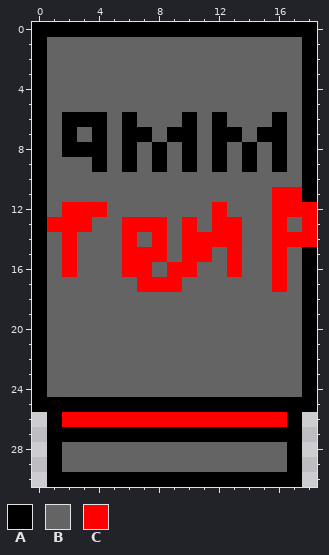
Two states of a pixel-art file, art/9MMMAG.aseprite. Above: the version before the commit.
19x31 pixels, 1 frame.
Palette (. is transparent): A #000000  B #646464  C #ff0000
Pixels before, first column x 0:
 0 AAAAAAAAAAAAAAAAAAA
 1 ABBBBBBBBBBBBBBBBBA
 2 ABBBBBBBBBBBBBBBBBA
 3 ABBBBBBBBBBBBBBBBBA
 4 ABBBBBBBBBBBBBBBBBA
 5 ABBBBBBBBBBBBBBBBBA
 6 ABAAABABBBABABBBABA
 7 ABABABAABAABAABAABA
 8 ABAAABABABABABABABA
 9 ABBBABABABABABABABA
10 ABBBBBBBBBBBBBBBBBA
11 ABBBBBBBBBBBBBBBCCA
12 ABCCCBBBBBBBCBBBCCC
13 ACCCBBCCCBCBCCBBCBC
14 ABCBBBCBCBCCCCBBCCC
15 ABCBBBCCCBCCBCBBCBA
16 ABCBBBCCBCCBBCBBCBA
17 ABBBBBBCCCBBBBBBCBA
18 ABBBBBBBBBBBBBBBBBA
19 ABBBBBBBBBBBBBBBBBA
20 ABBBBBBBBBBBBBBBBBA
21 ABBBBBBBBBBBBBBBBBA
22 ABBBBBBBBBBBBBBBBBA
23 ABBBBBBBBBBBBBBBBBA
24 ABBBBBBBBBBBBBBBBBA
25 AAAAAAAAAAAAAAAAAAA
26 .ACCCCCCCCCCCCCCCA.
27 .AAAAAAAAAAAAAAAAA.
28 .ABBBBBBBBBBBBBBBA.
29 .ABBBBBBBBBBBBBBBA.
30 .AAAAAAAAAAAAAAAAA.
New version:
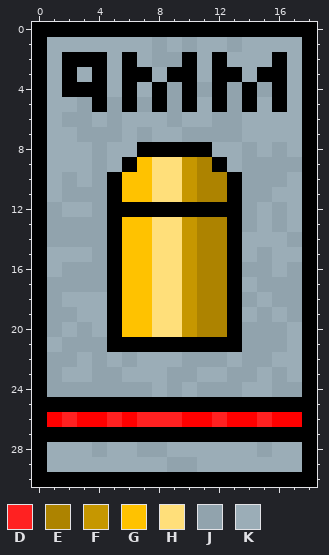
Colours new in this view: D #ff2121  E #ad8300  F #c69700  G #ffc200  H #ffdf7a  J #91a3ad  K #9badb7
What changed:
layer "Layer 2" opacity 36% luminosity added
Changed rows in their new state; - is an unchanged pixel.
Layers "Layer 2", "Layer 1":
first column x 0:
 1 -KKKKKKKJKJKKJKKKK-
 2 -KAAAKAKJJAKAKKKAK-
 3 -KAKAKAAKAAKAAKAAK-
 4 -KAAAKAKAJAJAJAJAK-
 5 -KKJAJAJAJAKAJAKAK-
 6 -KJJKJKKKJKKJJKKKK-
 7 -KKJJJKJKKJJJJKKKK-
 8 -KKKJKKA-A-AKKJKJK-
 9 -KKKJK-GHHFE-KJJJJ-
10 -KJKJAGGHHFEEAJJJK-
11 -KJJJAGGHHFEEAJJKK-
12 -JKKJAAAAAAAAAJKJKA
13 -JJJJAGGHHFEEAJKJKA
14 -JJJJAGGHHFEEAKKKJA
15 -KKKJAGGHHFEEAKJKK-
16 -KJJJAGGHHFEEAJJKJ-
17 -JJJJAGGHHFEEAKJJJ-
18 -JKKKAGGHHFEEAJKJJ-
19 -JJKKAGGHHFEEAKJKJ-
20 -JKJKAGGHHFEEAJJJK-
21 -KJJJAAAAAAAAAJJJK-
22 -JJKJKJKKKJJJKJJKK-
23 -JKKJJKKKJJKKJJKJK-
24 -JJJJJJJKJKJJJKKJJ-
26 ACD--D-DDD--D--D-CA
27 A-----------------A
28 AKKKJKKJJKKKKKKJKKA
29 AKKKKKKKKJJKKKKKKKA
30 A-----------------A
